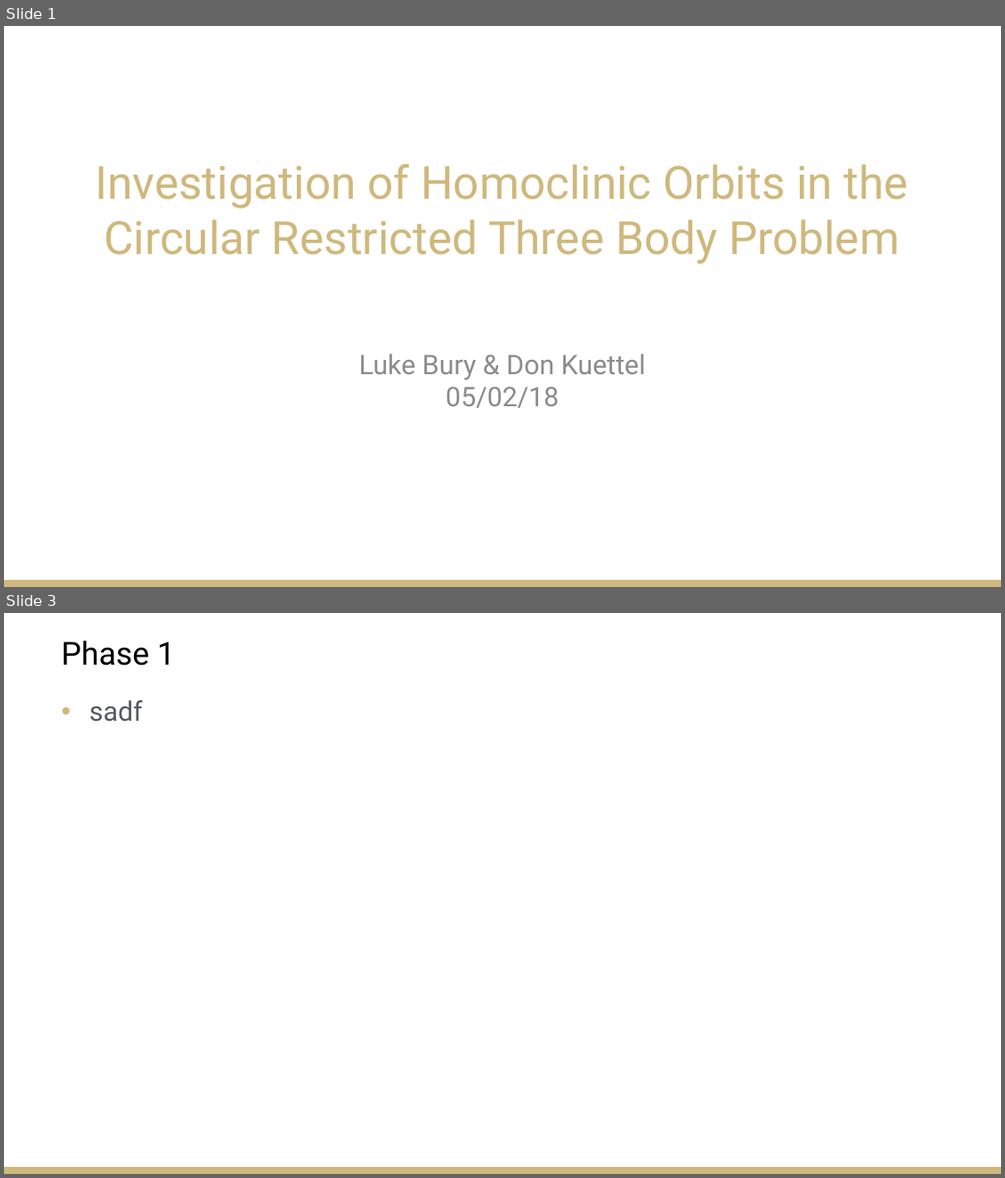
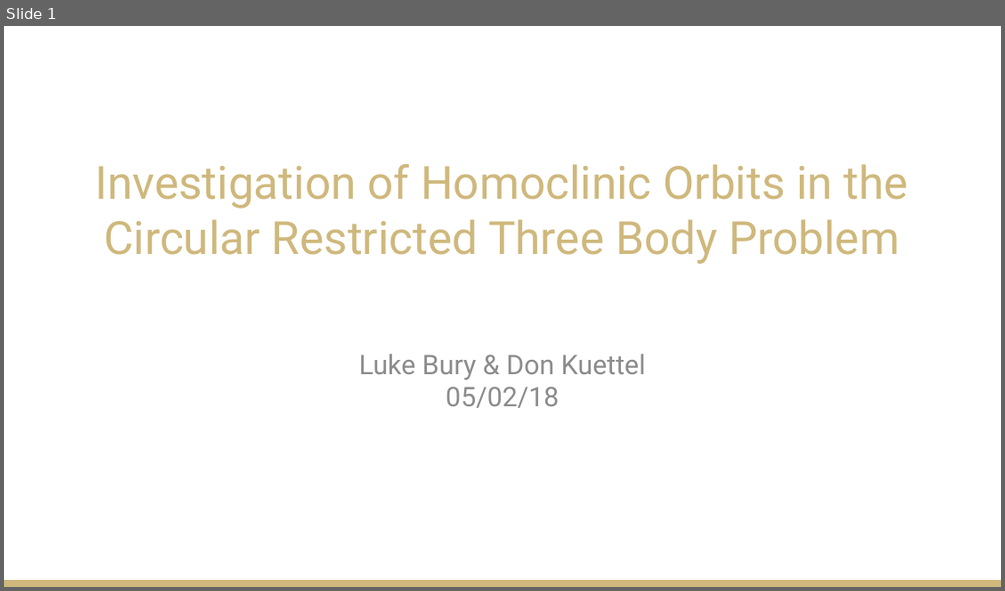
Before and after one commit to LukeBury/appm5460_proposal, a slide deck: Presentation/FinalPresentation_APPM5460_LBDK.pptx. Shown one above the other, each under a label of ours: slides 1 and 3 before the commit, slide 1 after it; the slides between them are not shown. The pictures are 1005x1178 and 1005x591 pixels, drawn with LibreOffice and Linux fonts; fonts in the diff are those of the drawing; background and template pictures are left out. Boxes give left, top, right and bottom in pixels: in the first picture for what was removed or moved away, otherwise in the second. Text is boxed around its words. In the diff, an @@ line names an element or a change of style, - is before the commit and + after.

```diff
--- a/Presentation/FinalPresentation_APPM5460_LBDK.pptx
+++ b/Presentation/FinalPresentation_APPM5460_LBDK.pptx
@@ slide 3 removed at [4,613,1001,1174], background #FFFFFF; not listed: 1 template element that a slide beside it also shows @@
@@ title removed at [61,641,175,666] @@
-Phase 1
@@ text removed at [89,700,143,722] @@
-• sadf
```
Also in this commit, not shown: 1 slide added, 2 other slides removed.
